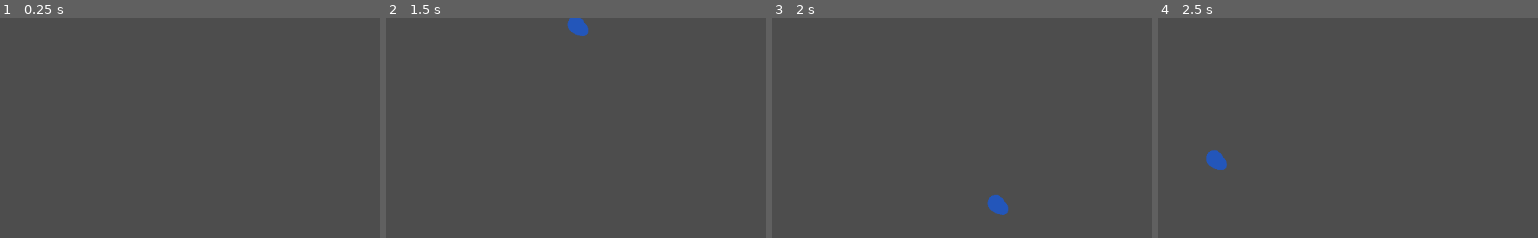
Above: before the commit, frames 1-4 (left to right).
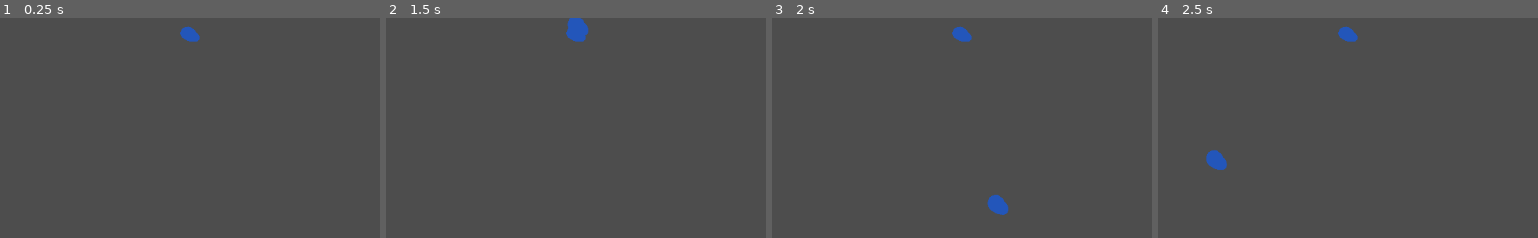
Above: after the commit, the same moments.

Repository: nuaht1/Eksamens-Projekt
Game: Godot game, scene res://SafeCamp.tscn
The game is run twice, just before and just after one commit, with the same random seed, the same clock (stepped at 60 frames per second) and the same inputs.
Inputs (mouse positions are % of the whole screen's width and height, from its top left):
- Up to frame 1 (0.25 s): no input
- Up to frame 2 (1.5 s): tap Enter at 0.5 s; move the mouse to (71, 44) at 0.52 s; hold Right (ui_right) 0.53-1.25 s; hold C (craft, bound only after the commit) 0.53-1.25 s; click (71, 44) at 0.67 s; drag from (27, 54) to (24, 22) at 1.27 s
- Up to frame 3 (2 s): no input
- Up to frame 4 (2.5 s): move the mouse to (58, 27) at 2.02 s; hold Right (ui_right) from 2.03 s (still down); hold C (craft, bound only after the commit) from 2.03 s (still down)
The pictures show only the part of the screen within x 39-88%, y 30-80%; the shares and areas given below are measured in that part.

The runs differ from the first frame. In frame 1, 0.3% of the frame differs, in the area x 47-53%, y 3-11%; in frame 2, 0.2%; in frame 3, 0.3%; in frame 4, 0.3%.

Commit message:
Spell Crafting menu

Diff:
--- a/eksamens-projekt/SafeCamp.gd
+++ b/eksamens-projekt/SafeCamp.gd
@@ -1,19 +1,33 @@
 extends Node2D
 
 @export var PlayerScene: PackedScene = preload("res://player.tscn")
-@export var CombatScene: String = "res://node_2d.tscn"
+@export var CombatScene: String       = "res://node_2d.tscn"
 
+# runtime state
 var player: Node2D
-var inside_portal: bool = false
+var inside_portal: bool   = false
+var inside_crafting: bool = false
+
+# cache the crafting UI (CanvasLayer)
+@onready var spell_ui: Node = $SpellCrafting
 
 func _ready() -> void:
 	randomize()
 	_spawn_player()
+
+	# portal enter/exit
 	var portal = $Portal
 	if not portal.is_connected("body_entered", Callable(self, "_on_Portal_body_entered")):
 		portal.connect("body_entered", Callable(self, "_on_Portal_body_entered"))
 	if not portal.is_connected("body_exited", Callable(self, "_on_Portal_body_exited")):
 		portal.connect("body_exited", Callable(self, "_on_Portal_body_exited"))
+
+	# crafting‐area enter/exit
+	var craft_area = $CraftingArea
+	if not craft_area.is_connected("body_entered", Callable(self, "_on_CraftingArea_body_entered")):
+		craft_area.connect("body_entered", Callable(self, "_on_CraftingArea_body_entered"))
+	if not craft_area.is_connected("body_exited", Callable(self, "_on_CraftingArea_body_exited")):
+		craft_area.connect("body_exited", Callable(self, "_on_CraftingArea_body_exited"))
 
 func _spawn_player() -> void:
 	player = PlayerScene.instantiate()
@@ -30,6 +44,23 @@
 		inside_portal = false
 		print("Left portal area.")
 
+func _on_CraftingArea_body_entered(body: Node) -> void:
+	if body.is_in_group("player"):
+		inside_crafting = true
+		print("Entered crafting area. Press C to craft spells.")
+
+func _on_CraftingArea_body_exited(body: Node) -> void:
+	if body.is_in_group("player"):
+		inside_crafting = false
+		print("Left crafting area.")
+
 func _process(_delta: float) -> void:
+	# teleport to combat on F
 	if inside_portal and Input.is_action_just_pressed("enter_portal"):
 		get_tree().change_scene_to_file(CombatScene)
+
+func _input(event: InputEvent) -> void:
+	# open crafting UI on craft action
+	# (make sure "craft" is bound to C in Input Map)
+	if inside_crafting and event.is_action_pressed("craft"):
+		spell_ui.call("show_ui")
--- a/eksamens-projekt/SafeCamp.tscn
+++ b/eksamens-projekt/SafeCamp.tscn
@@ -1,10 +1,14 @@
-[gd_scene load_steps=4 format=3 uid="uid://bnemx80yufm87"]
+[gd_scene load_steps=6 format=3 uid="uid://bnemx80yufm87"]
 
 [ext_resource type="Script" uid="uid://b0dw1qru6h05h" path="res://SafeCamp.gd" id="1_gap17"]
 [ext_resource type="Texture2D" uid="uid://dam7a3yl15okx" path="res://WatersSpell.png" id="2_ix8h7"]
+[ext_resource type="PackedScene" uid="uid://dsuon4q7wn4vj" path="res://spell_crafting.tscn" id="3_1a8y7"]
 
 [sub_resource type="CircleShape2D" id="CircleShape2D_1a8y7"]
 radius = 52.6118
+
+[sub_resource type="CircleShape2D" id="CircleShape2D_ix8h7"]
+radius = 20.025
 
 [node name="SafeCamp" type="Node2D"]
 script = ExtResource("1_gap17")
@@ -26,3 +30,18 @@
 position = Vector2(-2, -4)
 scale = Vector2(0.628906, 0.625)
 texture = ExtResource("2_ix8h7")
+
+[node name="CraftingArea" type="Area2D" parent="."]
+position = Vector2(751, 227)
+
+[node name="CollisionShape2D" type="CollisionShape2D" parent="CraftingArea"]
+modulate = Color(0.546316, 0.176757, 0.775396, 1)
+self_modulate = Color(1, 0.0313726, 0.521569, 1)
+shape = SubResource("CircleShape2D_ix8h7")
+
+[node name="Sprite2D" type="Sprite2D" parent="CraftingArea"]
+position = Vector2(-1, 1)
+scale = Vector2(0.152344, 0.125)
+texture = ExtResource("2_ix8h7")
+
+[node name="SpellCrafting" parent="." instance=ExtResource("3_1a8y7")]
--- /dev/null
+++ b/eksamens-projekt/atom(hydrogen).gd
@@ -0,0 +1,20 @@
+# DraggableAtom.gd
+extends Button
+
+@export var element: String  # "H" or "O"
+
+func get_drag_data(position: Vector2) -> Variant:
+	# Create a little preview label
+	var preview = Label.new()
+	preview.text = element
+	preview.add_theme_color_override("font_color", Color.WHITE)
+	set_drag_preview(preview)
+	return element
+
+func can_drop_data(position: Vector2, data: Variant) -> bool:
+	# We never accept drops on the palette itself
+	return false
+
+func drop_data(position: Vector2, data: Variant) -> void:
+	# No‐op here
+	pass
--- /dev/null
+++ b/eksamens-projekt/atom(hydrogen).tscn
@@ -0,0 +1,9 @@
+[gd_scene load_steps=2 format=3 uid="uid://t5fejtrdhdw8"]
+
+[ext_resource type="Script" uid="uid://bmyike0ry70eh" path="res://atom(hydrogen).gd" id="2_siy36"]
+
+[node name="Atome(Hydrogen)" type="Button"]
+offset_right = 8.0
+offset_bottom = 8.0
+text = "H"
+script = ExtResource("2_siy36")
--- /dev/null
+++ b/eksamens-projekt/atom(oxygen).gd
@@ -0,0 +1,20 @@
+# DraggableAtom.gd
+extends Button
+
+@export var element: String  # "H" or "O"
+
+func get_drag_data(position: Vector2) -> Variant:
+	# Create a little preview label
+	var preview = Label.new()
+	preview.text = element
+	preview.add_theme_color_override("font_color", Color.WHITE)
+	set_drag_preview(preview)
+	return element
+
+func can_drop_data(position: Vector2, data: Variant) -> bool:
+	# We never accept drops on the palette itself
+	return false
+
+func drop_data(position: Vector2, data: Variant) -> void:
+	# No‐op here
+	pass
--- /dev/null
+++ b/eksamens-projekt/atom(oxygen).tscn
@@ -0,0 +1,9 @@
+[gd_scene load_steps=2 format=3 uid="uid://42rwdfo0v51i"]
+
+[ext_resource type="Script" uid="uid://co4382icg7jxk" path="res://atom(oxygen).gd" id="1_tovwg"]
+
+[node name="Atom(Oxygen)" type="Button"]
+offset_right = 8.0
+offset_bottom = 8.0
+text = "O"
+script = ExtResource("1_tovwg")
--- /dev/null
+++ b/eksamens-projekt/craft_area.gd
@@ -0,0 +1,51 @@
+# CraftArea.gd
+extends ColorRect
+
+@onready var HydrogenScene: PackedScene = preload("res://Atom(Hydrogen).tscn")
+@onready var OxygenScene:   PackedScene = preload("res://Atom(Oxygen).tscn")
+
+var atoms := []  # holds { element:String, node:Control }
+
+func can_drop_data(position: Vector2, data) -> bool:
+	# accept only "H" or "O"
+	return data in ["H", "O"]
+
+func drop_data(position: Vector2, data) -> void:
+	var icon: Control
+	if data == "H":
+		icon = HydrogenScene.instantiate()
+	else:
+		icon = OxygenScene.instantiate()
+
+	add_child(icon)
+	icon.position = position
+	icon.element = data
+	icon.text = data
+
+	atoms.append({ "element": data, "node": icon })
+
+func get_molecule_angle() -> float:
+	# find the oxygen entry
+	var oxy_entry = null
+	for entry in atoms:
+		if entry.element == "O":
+			oxy_entry = entry
+			break
+	# collect hydrogen entries
+	var hyd_entries := []
+	for entry in atoms:
+		if entry.element == "H":
+			hyd_entries.append(entry)
+
+	if oxy_entry == null or hyd_entries.size() != 2:
+		return -1.0
+
+	var o_pos = oxy_entry.node.position
+	var v1 = (hyd_entries[0].node.position - o_pos).normalized()
+	var v2 = (hyd_entries[1].node.position - o_pos).normalized()
+	return rad_to_deg(acos(v1.dot(v2)))
+
+func clear_atoms() -> void:
+	for entry in atoms:
+		entry.node.queue_free()
+	atoms.clear()
--- a/eksamens-projekt/project.godot
+++ b/eksamens-projekt/project.godot
@@ -58,3 +58,8 @@
 "events": [Object(InputEventKey,"resource_local_to_scene":false,"resource_name":"","device":-1,"window_id":0,"alt_press …(192 unchanged characters)…
 ]
 }
+craft={
+"deadzone": 0.2,
+"events": [Object(InputEventKey,"resource_local_to_scene":false,"resource_name":"","device":-1,"window_id":0,"alt_pressed":false,"shift_pressed":false,"ctrl_pressed":false,"meta_pressed":false,"pressed":false,"keycode":0,"physical_keycode":67,"key_label":0,"unicode":99,"location":0,"echo":false,"script":null)
+]
+}
--- /dev/null
+++ b/eksamens-projekt/spell_crafting.gd
@@ -0,0 +1,49 @@
+extends CanvasLayer
+
+@onready var window_dialog = $Window
+@onready var craft_area    = window_dialog.get_node("TabContainer/CraftTab/CraftArea")
+@onready var validate_btn  = window_dialog.get_node("TabContainer/CraftTab/Button")
+@onready var spells_tab    = window_dialog.get_node("TabContainer/SpellsTab")
+
+var learned_spells: Array[String] = []
+
+func _ready() -> void:
+	# Hide the entire UI at startup
+	hide_ui()
+
+	# Wire up the validate button and the spells tab
+	validate_btn.pressed.connect(Callable(self, "_on_validate_pressed"))
+	spells_tab.spell_selected.connect(Callable(self, "_on_equip_spell"))
+
+func show_ui() -> void:
+	visible = true
+	window_dialog.show()
+
+
+func hide_ui() -> void:
+	visible = false
+	window_dialog.hide()
+
+func _on_validate_pressed() -> void:
+	var angle: float = craft_area.get_molecule_angle()
+	if angle < 0.0:
+		return show_message("You need exactly 1 O and 2 H atoms.")
+
+	if abs(angle - 104.5) <= 15.0:
+		show_message("Water spell learned!")
+		learned_spells.append("Water")
+		spells_tab.update_spells(learned_spells)
+		craft_area.clear_atoms()
+		hide_ui()
+	else:
+		show_message("Angle must be ~104° (got %.1f°)" % angle)
+
+func _on_equip_spell(spell: String) -> void:
+	print("Equipped:", spell)
+	# TODO: store it on the player or in a global
+
+func show_message(text: String) -> void:
+	var dlg := AcceptDialog.new()
+	add_child(dlg)
+	dlg.dialog_text = text
+	dlg.popup_centered_minsize()
--- /dev/null
+++ b/eksamens-projekt/spell_crafting.tscn
@@ -0,0 +1,47 @@
+[gd_scene load_steps=6 format=3 uid="uid://dsuon4q7wn4vj"]
+
+[ext_resource type="Script" uid="uid://bh533oloyd8nh" path="res://spell_crafting.gd" id="1_c5uhu"]
+[ext_resource type="PackedScene" uid="uid://t5fejtrdhdw8" path="res://atom(hydrogen).tscn" id="1_noce4"]
+[ext_resource type="PackedScene" uid="uid://42rwdfo0v51i" path="res://atom(oxygen).tscn" id="2_ujpcv"]
+[ext_resource type="Script" uid="uid://b2esr7ccw4k0q" path="res://craft_area.gd" id="3_la0hd"]
+[ext_resource type="Script" uid="uid://df1guctk4a6ur" path="res://spells_tab.gd" id="5_ie85q"]
+
+[node name="SpellCrafting" type="CanvasLayer"]
+script = ExtResource("1_c5uhu")
+
+[node name="Window" type="Window" parent="."]
+position = Vector2i(400, 250)
+size = Vector2i(350, 250)
+
+[node name="TabContainer" type="TabContainer" parent="Window"]
+offset_left = -1.0
+offset_right = 216.0
+offset_bottom = 68.0
+current_tab = 0
+
+[node name="CraftTab" type="HBoxContainer" parent="Window/TabContainer"]
+layout_mode = 2
+metadata/_tab_index = 0
+
+[node name="Atom(Hydrogen)" parent="Window/TabContainer/CraftTab" instance=ExtResource("1_noce4")]
+layout_mode = 2
+
+[node name="Atom(Oxygen)" parent="Window/TabContainer/CraftTab" instance=ExtResource("2_ujpcv")]
+layout_mode = 2
+
+[node name="CraftArea" type="ColorRect" parent="Window/TabContainer/CraftTab"]
+layout_mode = 2
+script = ExtResource("3_la0hd")
+
+[node name="Button" type="Button" parent="Window/TabContainer/CraftTab"]
+visible = false
+layout_mode = 2
+
+[node name="SpellsTab" type="VBoxContainer" parent="Window/TabContainer"]
+visible = false
+layout_mode = 2
+script = ExtResource("5_ie85q")
+metadata/_tab_index = 1
+
+[node name="LearnedSpellList" type="ItemList" parent="Window/TabContainer/SpellsTab"]
+layout_mode = 2
--- /dev/null
+++ b/eksamens-projekt/spells_tab.gd
@@ -0,0 +1,23 @@
+extends VBoxContainer
+
+signal spell_selected(spell: String)
+
+func update_spells(spells: Array[String]) -> void:
+	# Remove any old buttons
+	for child in get_children():
+		child.queue_free()
+
+	# Add a toggle button for each spell
+	for spell in spells:
+		var btn := Button.new()
+		btn.text = spell
+		btn.toggle_mode = true
+
+		# Bind the spell name to the callback
+		var cb := Callable(self, "_on_spell_button_pressed").bind(spell)
+		btn.pressed.connect(cb)
+
+		add_child(btn)
+
+func _on_spell_button_pressed(spell: String) -> void:
+	emit_signal("spell_selected", spell)
Not shown, added: eksamens-projekt/atom(hydrogen).gd.uid
Not shown, added: eksamens-projekt/atom(oxygen).gd.uid
Not shown, added: eksamens-projekt/craft_area.gd.uid
Not shown, added: eksamens-projekt/spell_crafting.gd.uid
Not shown, added: eksamens-projekt/spells_tab.gd.uid
